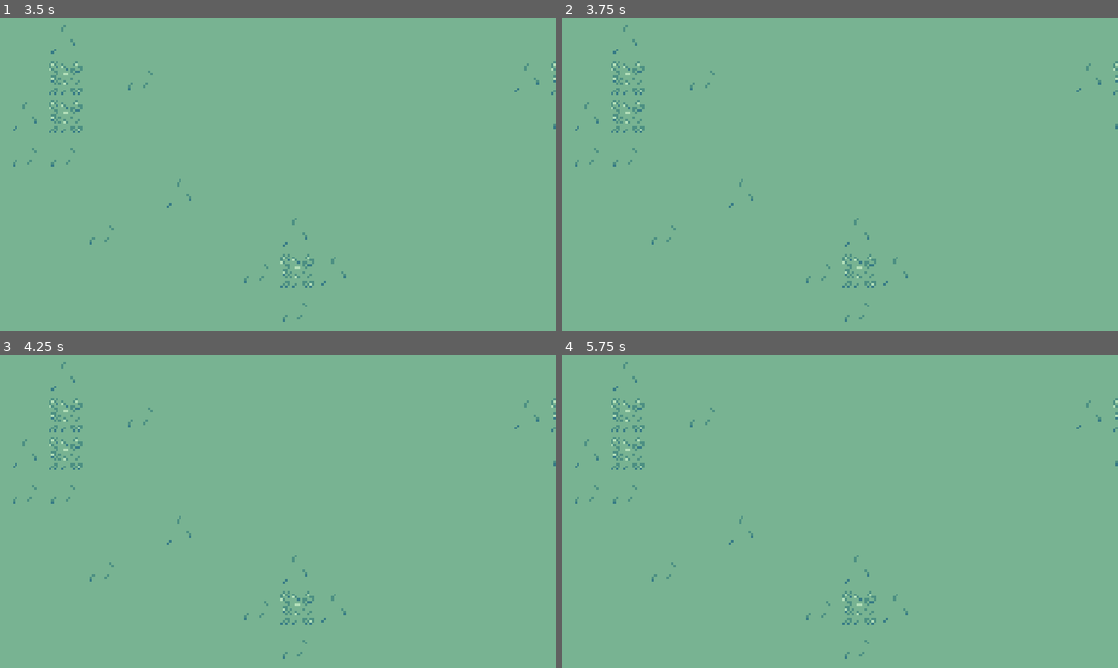
Above: before the commit, frames 1-4 (two rows, left to right).
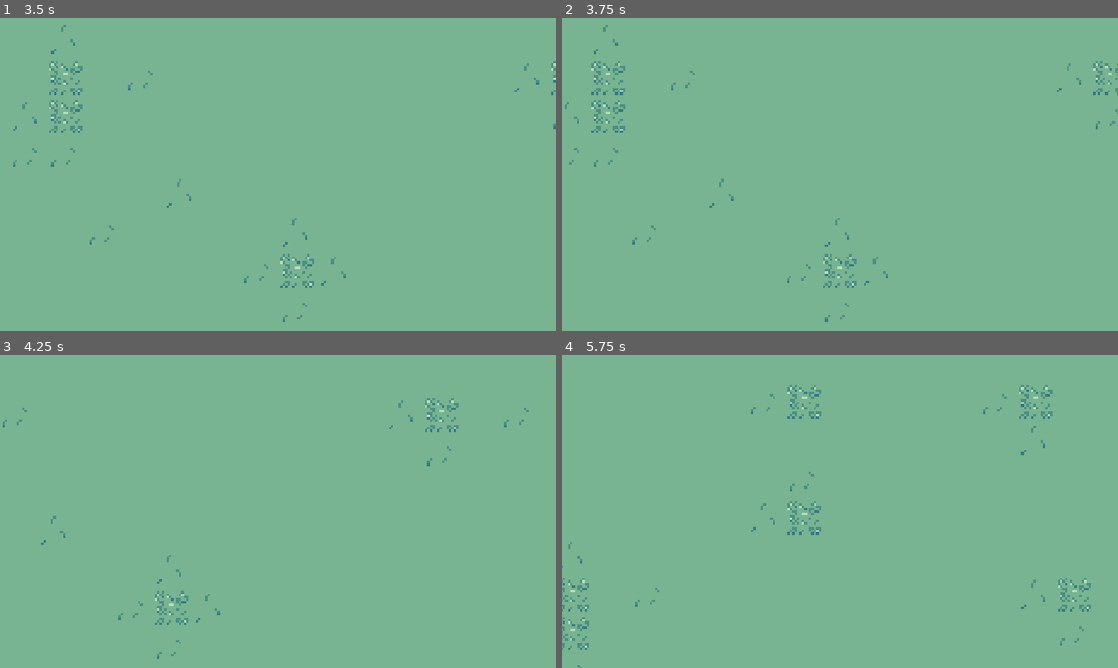
Above: after the commit, the same moments.

Repository: adrian-matthew-ivanov/RTS-Game
Game: Godot game, scene res://scenes/main.tscn
Two runs of this game, one before a commit and one after it. Both use one fixed random seed, a clock stepped at 60 frames per second and the inputs below.
Inputs (mouse positions are in pixels of both pictures, inside the frame that each line leads up to):
- Up to frame 1 (3.5 s): click (422, 165) at 0.52 s; type "12" at 0.6 s; click (144, 180) at 0.75 s; type "12" at 0.83 s; click (144, 152) at 0.98 s; type "12" at 1.07 s; hold D (move_right) 1.28-2.03 s; tap Enter at 2 s; hold S (move_down) 2.03-2.75 s; click "Host" at 2.75 s
- Up to frame 2 (3.75 s): hold D (move_right) from 3.53 s (still down)
- Up to frame 3 (4.25 s): keep holding D (move_right)
- Up to frame 4 (5.75 s): release D (move_right) at 4.28 s; hold W (move_up) 4.28-5.03 s; hold A (move_left) from 5.03 s (still down)

Frame 1 is identical in both runs. In frame 2, 1.8% of the frame differs, in the area x 0-100%, y 2-98%; in frame 3, 1.6%; in frame 4, 2.3%, in the area x 0-100%, y 2-100%.

Commit message:
Fixed player script errors caused by NodeType switch CharacterBody2D -> Node2D

Diff:
--- a/objects/player.gd
+++ b/objects/player.gd
@@ -1,7 +1,6 @@
-extends CharacterBody2D
+extends Node2D
 
-@onready var peer_id_label = $PeerIdLabel
-@onready var sprite = $AnimatedSprite2D
+@onready var velocity: Vector2 = Vector2(0, 0)
 
 const SPEED = 100.0
 
@@ -12,25 +11,16 @@
 	var direction := Input.get_vector("move_left", "move_right", "move_up", "move_down")
 	if direction:
 		velocity = direction * SPEED
-		sprite.flip_h = direction.x < 0
-
-		if sprite.animation != "walk":
-			sprite.play("walk")
 	else:
 		velocity.x = move_toward(velocity.x, 0, SPEED)
 		velocity.y = move_toward(velocity.y, 0, SPEED)
 
-		if sprite.animation != "idle":
-			sprite.play("idle")
-
-	move_and_slide()
+	position += velocity * delta;
 
 func _enter_tree() -> void:
 	var authority_id = name.to_int()
 	set_multiplayer_authority(authority_id)
 
 func _ready():
-	peer_id_label.text = name
-
 	if is_multiplayer_authority():
 		$Camera2D.make_current()
--- a/objects/player.tscn
+++ b/objects/player.tscn
@@ -6,12 +6,6 @@
 properties/0/path = NodePath(".:position")
 properties/0/spawn = true
 properties/0/replication_mode = 1
-properties/1/path = NodePath("AnimatedSprite2D:animation")
-properties/1/spawn = true
-properties/1/replication_mode = 1
-properties/2/path = NodePath("AnimatedSprite2D:flip_h")
-properties/2/spawn = true
-properties/2/replication_mode = 1
 
 [node name="Player" type="Node2D" unique_id=49778388]
 script = ExtResource("1_ykyjo")
